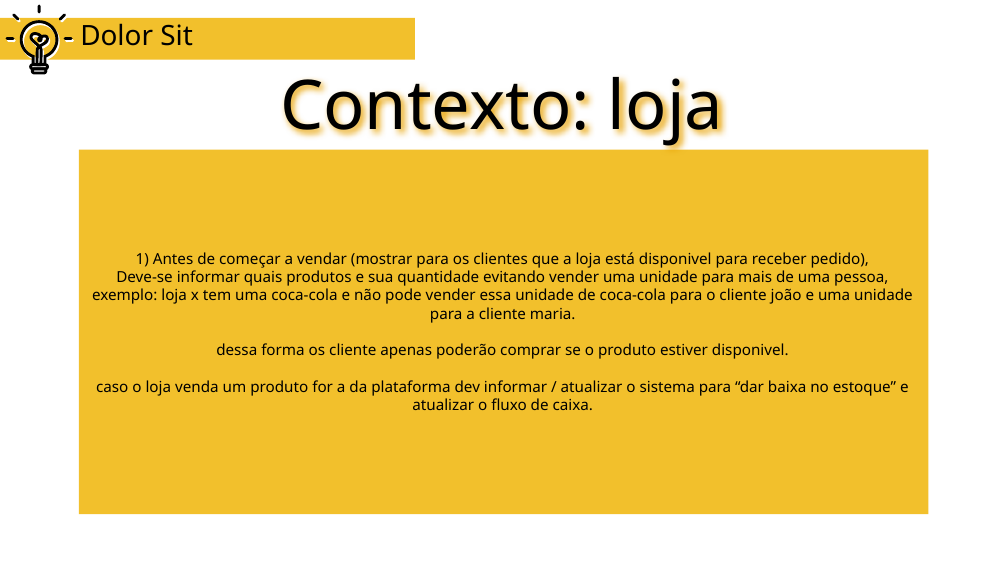
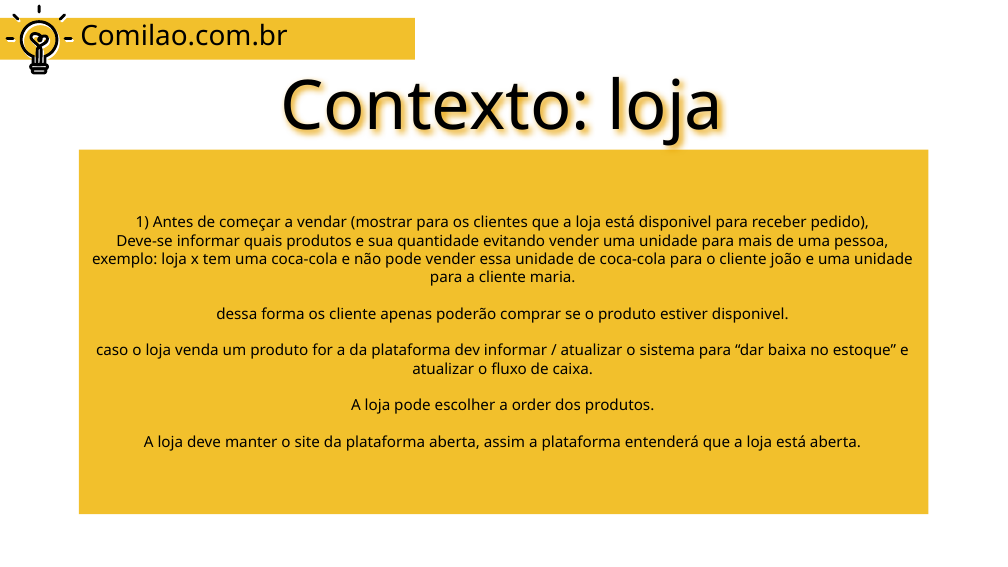
Before and after one commit to DeveloperBreno/OrderAPI, a slide deck: slide 5 of docs/Dominio.odp. Drawn at 1008x567 pixels with LibreOffice and Linux fonts; fonts in the diff are those of the drawing. Boxes give left, top, right and bottom in pixels: in the first picture for what was removed or moved away, otherwise in the second. Text is boxed around its words. In the diff, an @@ line names an element or a change of style, - is before the commit and + after.

```diff
--- a/docs/Dominio.odp
+++ b/docs/Dominio.odp
@@ title at (80,23,287,46): text changed @@
-Dolor Sit
+Comilao.com.br
@@ text at (92,234,913,451): text changed @@
-Deve-se informar quais produtos e sua quantidade evitando vender uma unidade para mais de uma pessoa, exemplo: loja x tem uma coca-cola e não pode vender essa unidade de coca-cola para o cliente joão e uma unidade para a cliente maria.
-dessa forma os cliente apenas poderão comprar se o produto estiver disponivel.
-caso o loja venda um produto for a da plataforma dev informar / atualizar o sistema para “dar baixa no estoque” e atualizar o fluxo de caixa.
+Deve-se informar quais produtos e sua quantidade evitando vender uma unidade para mais de uma pessoa, exemplo: loja x tem uma coca-cola e não pode vender essa unidade de coca-cola para o cliente joão e uma unidade para a cliente maria.
+dessa forma os cliente apenas poderão comprar se o produto estiver disponivel.
+caso o loja venda um produto for a da plataforma dev informar / atualizar o sistema para “dar baixa no estoque” e atualizar o fluxo de caixa.
+A loja pode escolher a order dos produtos.
+A loja deve manter o site da plataforma aberta, assim a plataforma entenderá que a loja está aberta.
```
Also in this commit, not shown: 7 other slides changed, 16 other files.
